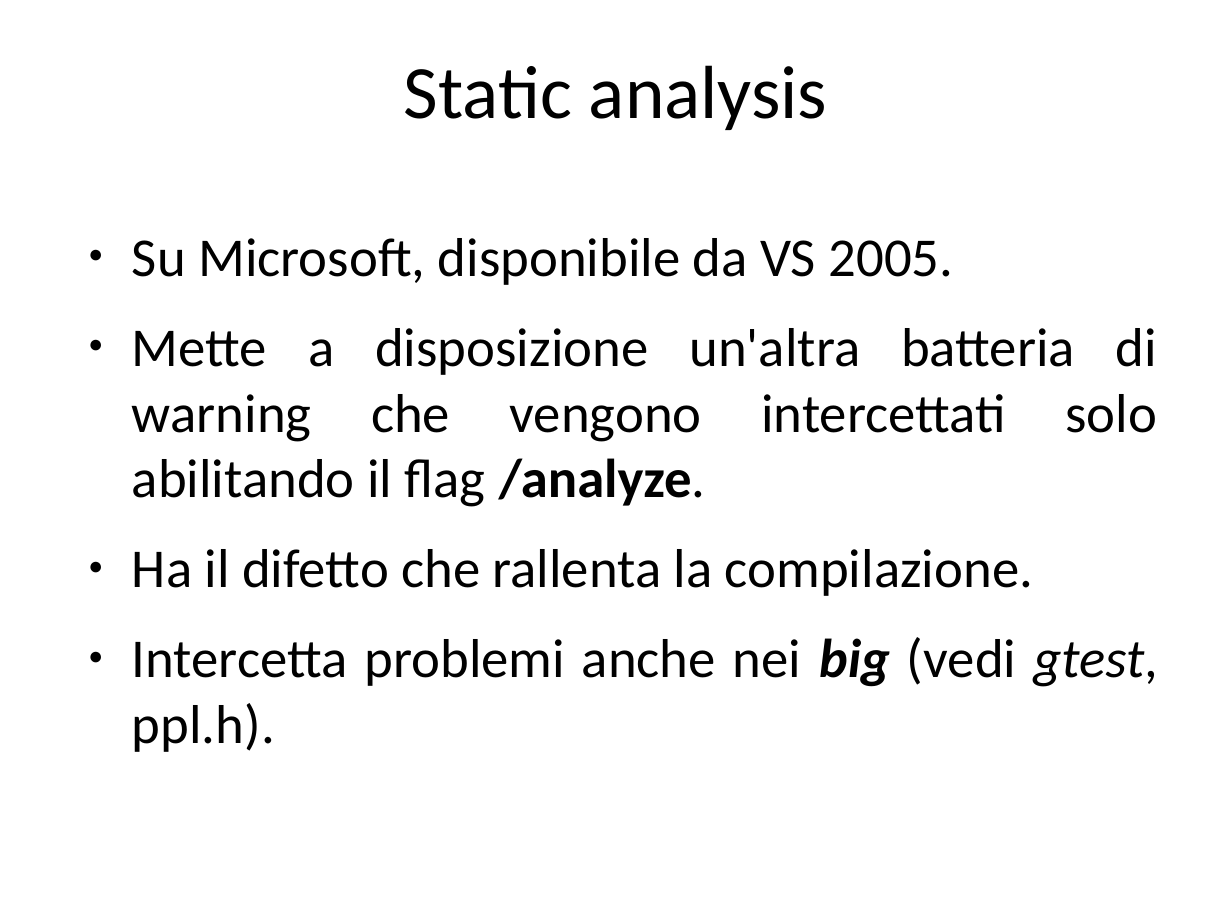
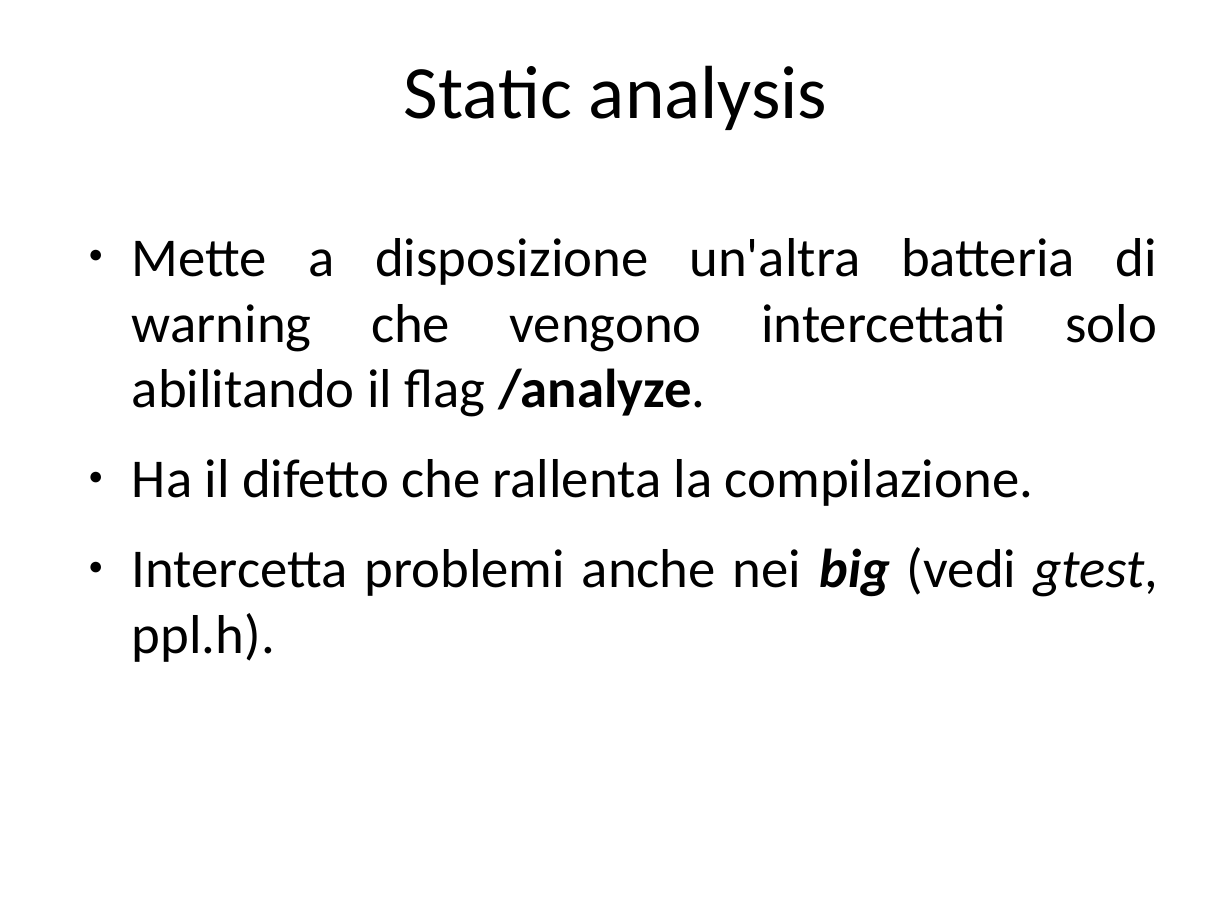
Before and after one commit to guidop/IAD13, a slide deck: slide 32 of La salute del software.odp. Drawn at 1232x924 pixels with LibreOffice and Linux fonts; fonts in the diff are those of the drawing. Boxes give left, top, right and bottom in pixels: in the first picture for what was removed or moved away, otherwise in the second. Text is boxed around its words. In the diff, an @@ line names an element or a change of style, - is before the commit and + after.

```diff
--- a/La salute del software.odp
+++ b/La salute del software.odp
@@ text at (132, 238, 953, 285): paragraph removed @@
-● Su Microsoft, disponibile da VS 2005.
```
Also in this commit, not shown: 11 other slides changed, 2 slides added, 2 other files.
